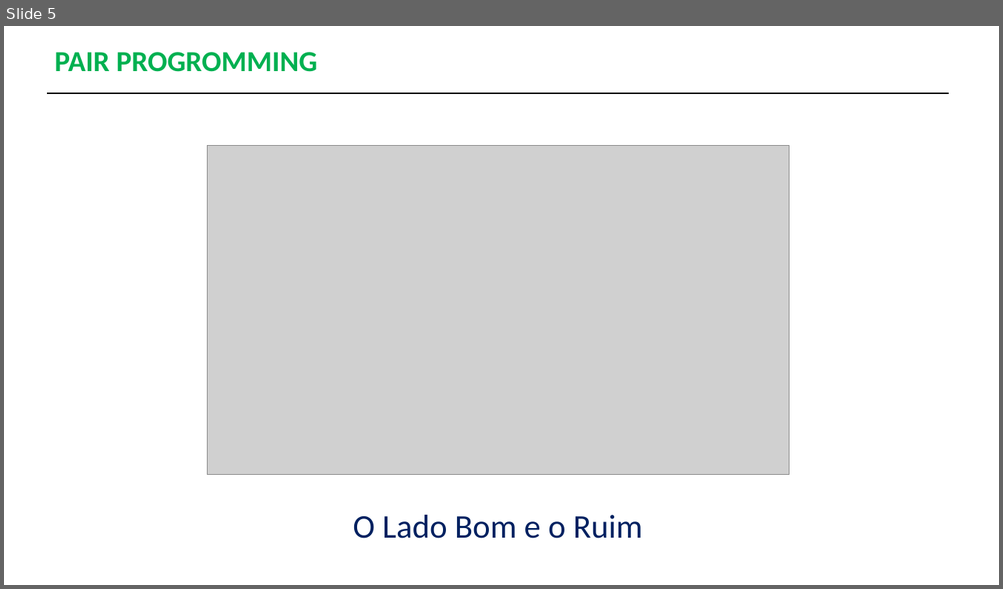
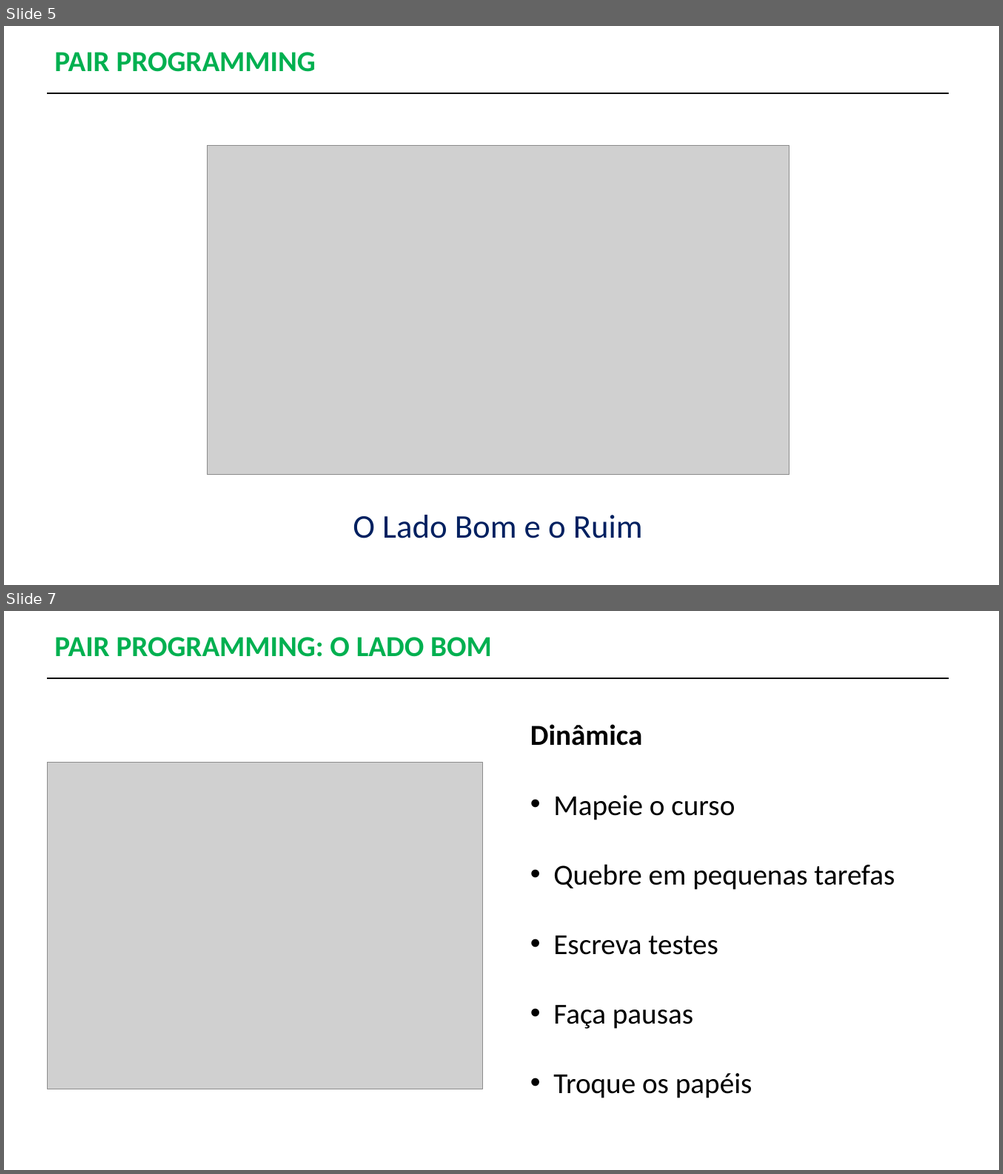
Before and after one commit to ricardohtakuno/Pair-Programming, a slide deck: Apresentação-PairProgramming.pptx. Shown one above the other, each under a label of ours: slide 5 before the commit, slides 5 and 7 after it; the slides between them are not shown. The pictures are 1003x589 and 1003x1174 pixels, drawn with LibreOffice and Linux fonts; fonts in the diff are those of the drawing; grey boxes stand for pictures. Boxes give left, top, right and bottom in pixels: in the first picture for what was removed or moved away, otherwise in the second. Text is boxed around its words. In the diff, an @@ line names an element or a change of style, - is before the commit and + after.

```diff
--- a/Apresentação-PairProgramming.pptx
+++ b/Apresentação-PairProgramming.pptx
@@ slide 7 added at (4, 611, 999, 1170), background #FFFFFF @@
@@ text added at (54, 637, 492, 657), 28 pt, text #00B050, bold @@
+PAIR PROGRAMMING: O LADO BOM
@@ line added from (47, 678) to (948, 678), #000000 1.5 pt @@
@@ text added at (530, 724, 894, 1099), 28 pt, text #000000 @@
+Dinâmica
+• Mapeie o curso
+• Quebre em pequenas tarefas
+• Escreva testes
+• Faça pausas
+• Troque os papéis
@@ picture added at (47, 763, 482, 1089) @@
@@ slide 5 changed as well @@
@@ text at (54, 52, 316, 72): text changed @@
-PAIR PROGROMMING
+PAIR PROGRAMMING
```
Also in this commit, not shown: 3 other slides changed, 5 other slides added, 1 slide removed, 2 other files.
